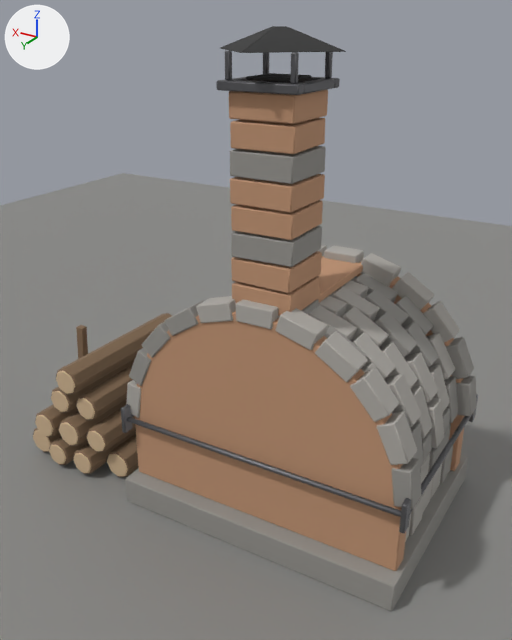
Two versions of the Blender file Art/feCharcoalKiln/feCharcoalKiln.blend, one commit apart.
Camera for both pictures: a camera (50 mm lens) standing at (-1.55, 2.39, 1.98) and looking at (-0.13, 0.03, 0.8). Every picture has the same lights, and +X, +Y and +Z are marked at upper left. The picture after the commit comes second.

Script lines for the objects in view, before the commit:
```python
me_fekiln_base = bpy.data.meshes.new('feKiln_Base')
me_fekiln_base.from_pydata(...)  # 1912 vertices, 1320 faces; spans x -0.99..0.97, y -0.48..0.48, z 0.0..1.94
me_fekiln_base.polygons.foreach_set('use_smooth', [True] * 1320)
# faces by material slot: [378, 240, 84, 235, 41, 30, 112, 200]
me_fekiln_base.materials.append(mat_fekiln_stone)  # grey #adaaa4
me_fekiln_base.materials.append(mat_fekiln_stonedark)  # grey #95938e
me_fekiln_base.materials.append(mat_fekiln_clay)  # brown #bf9373
me_fekiln_base.materials.append(mat_fekiln_iron)  # grey #6c6c6f
me_fekiln_base.materials.append(mat_fekiln_soot)  # dark grey #383838
me_fekiln_base.materials.append(mat_fekiln_glow)  # orange #ffa03f, glowing orange #ffa03f
me_fekiln_base.materials.append(mat_fekiln_bark)  # brown #816950
me_fekiln_base.materials.append(mat_fekiln_woodcut)  # beige #ceb390
me_plane = bpy.data.meshes.new('Plane')
me_plane.from_pydata([(-5.0, -5.0, 0.0), (5.0, -5.0, 0.0), (-5.0, 5.0, 0.0), (5.0, 5.0, 0.0)], [], [(0, 1, 3, 2)])
me_plane.materials.append(mat_fepreviewfloor)  # grey #898986
ob_fekiln_base = bpy.data.objects.new('feKiln_Base', me_fekiln_base)
ob_fekiln_base.location = (0.0, 0.0, 0.0)
_m = ob_fekiln_base.modifiers.new('Bevel', 'BEVEL')
_m.width = 0.004
_m.width_pct = 0.004
ob_fepreviewfloor = bpy.data.objects.new('fePreviewFloor', me_plane)
ob_fepreviewfloor.location = (0.0, 0.0, -0.001)
```
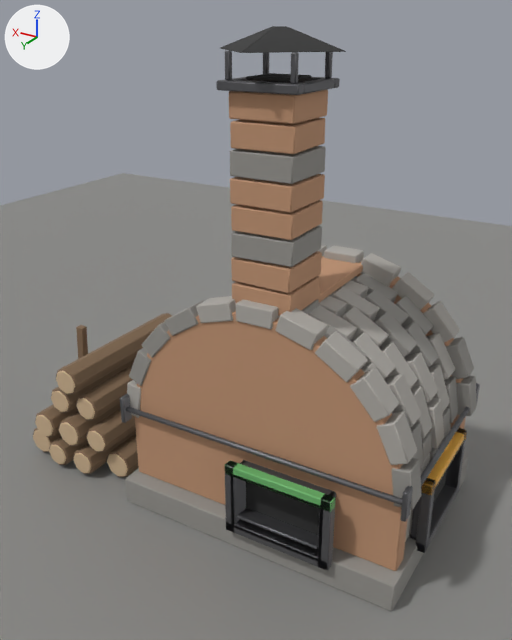
Pixel boxes [x1, y1, x2, y2] of what changed, in the pictures (512 x 640 px; the box of a moved part takes in the faces that stretch with it):
'feKiln_Base', reshaped
    before: [33, 26, 478, 611]
    after: [33, 26, 480, 611]
part 1 of me_fekiln_base, added
    after: [318, 491, 336, 563]
part 2 of me_fekiln_base, added
    after: [234, 519, 321, 561]
part 3 of me_fekiln_base, added
    after: [231, 460, 246, 527]
part 4 of me_fekiln_base, added
    after: [233, 460, 336, 508]
part 5 of me_fekiln_base, added
    after: [246, 482, 320, 535]
part 6 of me_fekiln_base, added
    after: [318, 494, 335, 570]
part 7 of me_fekiln_base, added
    after: [225, 460, 240, 532]
part 8 of me_fekiln_base, added
    after: [226, 520, 332, 571]
part 9 of me_fekiln_base, added (green)
    after: [225, 461, 335, 511]
part 10 of me_fekiln_base, added
    after: [236, 508, 319, 549]
part 11 of me_fekiln_base, added
    after: [445, 443, 464, 487]
part 12 of me_fekiln_base, added
    after: [410, 485, 458, 541]
part 13 of me_fekiln_base, added
    after: [410, 487, 435, 540]
part 14 of me_fekiln_base, added
    after: [421, 441, 464, 489]
part 15 of me_fekiln_base, added
    after: [433, 471, 447, 504]
part 16 of me_fekiln_base, added
    after: [449, 428, 467, 494]
part 17 of me_fekiln_base, added
    after: [416, 478, 436, 553]
part 18 of me_fekiln_base, added
    after: [415, 484, 460, 553]
part 19 of me_fekiln_base, added (orange)
    after: [421, 428, 467, 495]
part 20 of me_fekiln_base, moved or reshaped
    before: [121, 394, 478, 534]
    after: [120, 383, 480, 522]

The change, as a list of edits to the scene's bpy script:
```text
Change me_fekiln_base:
    remove me_fekiln_base.from_pydata(...)  # 1912 vertices, 1320 faces; spans x -0.99..0.97, y -0.48..0.48, z 0.0..1.94
    add me_fekiln_base.from_pydata(...)  # 2080 vertices, 1446 faces; spans x -1.0..0.97, y -0.48..0.5, z 0.0..1.94
    me_fekiln_base part 1: a new loose piece, a box spanning x -0.7..-0.68, y 0.4..0.5, z 0.12..0.38, in mat_fekiln_iron (grey #6c6c6f)
    me_fekiln_base part 2: a new loose piece, a box spanning x -0.7..-0.3, y 0.4..0.5, z 0.12..0.14, in mat_fekiln_iron (grey #6c6c6f)
    me_fekiln_base part 3: a new loose piece, a box spanning x -0.32..-0.3, y 0.4..0.5, z 0.12..0.38, in mat_fekiln_iron (grey #6c6c6f)
    me_fekiln_base part 4: a new loose piece, a box spanning x -0.7..-0.3, y 0.4..0.5, z 0.36..0.38, in mat_fekiln_iron (grey #6c6c6f)
    me_fekiln_base part 5: a new loose piece, a box spanning x -0.68..-0.32, y 0.4..0.42, z 0.14..0.36, in mat_fekiln_soot (dark grey #383838)
    me_fekiln_base part 6: a new loose piece, a box spanning x -0.725..-0.68, y 0.46..0.5, z 0.095..0.405, in mat_fekiln_iron (grey #6c6c6f)
    me_fekiln_base part 7: a new loose piece, a box spanning x -0.32..-0.275, y 0.46..0.5, z 0.095..0.405, in mat_fekiln_iron (grey #6c6c6f)
    me_fekiln_base part 8: a new loose piece, a box spanning x -0.725..-0.275, y 0.46..0.5, z 0.095..0.14, in mat_fekiln_iron (grey #6c6c6f)
    me_fekiln_base part 9: a new loose piece, a box spanning x -0.725..-0.275, y 0.46..0.5, z 0.36..0.405, in mat_fekiln_portin (green #6fb86f)
    me_fekiln_base part 10: the loose piece of 8 vertices spanning x -0.93..-0.81, y 0.2..0.32, z 0.12..0.26 is copied, and the copy is scaled about its middle by (2.95, 0.815, 0.0889), then moved by (0.37, 0.19, -0.02), in mat_fekiln_iron (grey #6c6c6f); it spans x -0.68..-0.32, y 0.4..0.5, z 0.15..0.19
    me_fekiln_base part 11: a new loose piece, a box spanning x -1.0..-0.93, y -0.2..-0.18, z 0.12..0.38, in mat_fekiln_iron (grey #6c6c6f)
    me_fekiln_base part 12: a new loose piece, a box spanning x -1.0..-0.93, y -0.2..0.2, z 0.12..0.14, in mat_fekiln_iron (grey #6c6c6f)
    me_fekiln_base part 13: a new loose piece, a box spanning x -1.0..-0.93, y 0.18..0.2, z 0.12..0.38, in mat_fekiln_iron (grey #6c6c6f)
    me_fekiln_base part 14: a new loose piece, a box spanning x -1.0..-0.93, y -0.2..0.2, z 0.36..0.38, in mat_fekiln_iron (grey #6c6c6f)
    me_fekiln_base part 15: a new loose piece, a box spanning x -0.95..-0.93, y -0.18..0.18, z 0.14..0.36, in mat_fekiln_soot (dark grey #383838)
    me_fekiln_base part 16: a new loose piece, a box spanning x -1.0..-0.96, y -0.225..-0.18, z 0.095..0.405, in mat_fekiln_iron (grey #6c6c6f)
    me_fekiln_base part 17: a new loose piece, a box spanning x -1.0..-0.96, y 0.18..0.225, z 0.095..0.405, in mat_fekiln_iron (grey #6c6c6f)
    me_fekiln_base part 18: a new loose piece, a box spanning x -1.0..-0.96, y -0.225..0.225, z 0.095..0.14, in mat_fekiln_iron (grey #6c6c6f)
    me_fekiln_base part 19: a new loose piece, a box spanning x -1.0..-0.96, y -0.225..0.225, z 0.36..0.405, in mat_fekiln_portout (orange #edb345)
    me_fekiln_base part 20: 96 vertices moved from x -0.98..0.28, y -0.45..0.45, z 0.34..0.46 to x -0.98..0.28, y -0.45..0.45, z 0.39..0.51
    other edits to the shape of me_fekiln_base do not show in these pictures
    add me_fekiln_base.materials.append(mat_fekiln_portin)  # green #6fb86f
    add me_fekiln_base.materials.append(mat_fekiln_portout)  # orange #edb345
```
